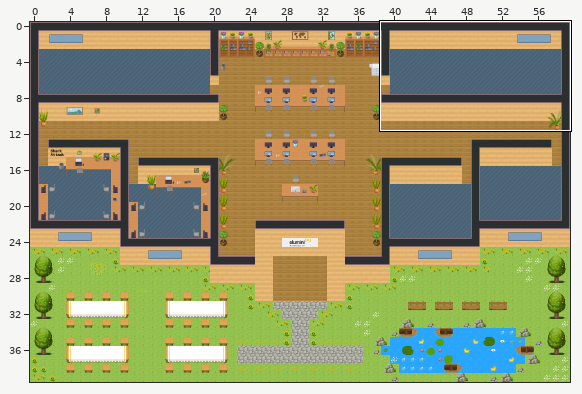
Two states of a Tiled map (JSON), maps/map.tmj. The first picture is a wide view before the edit; the outline marks the close-up.
Close-up. Earlier state:
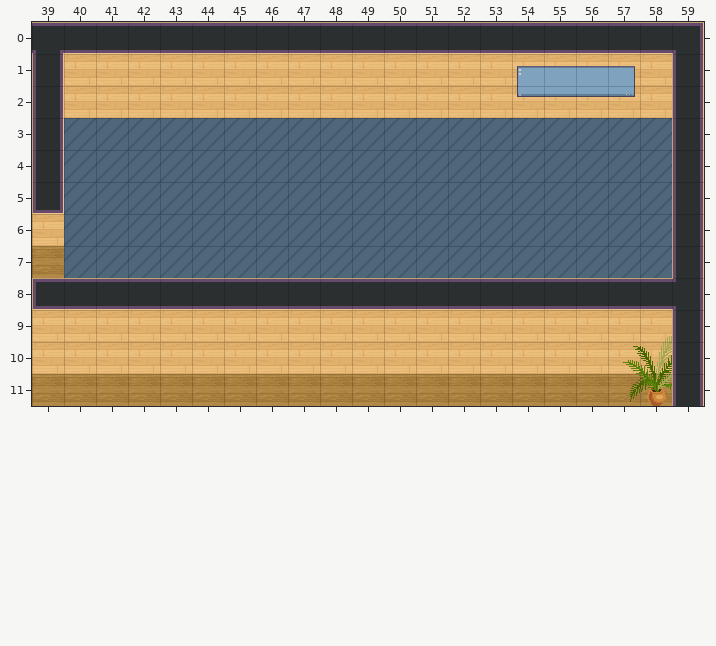
Cells are 32x32 px. Shown: x 39..59, y 0..11. The commit also changed other parts of the map, which this record leaves out.
After:
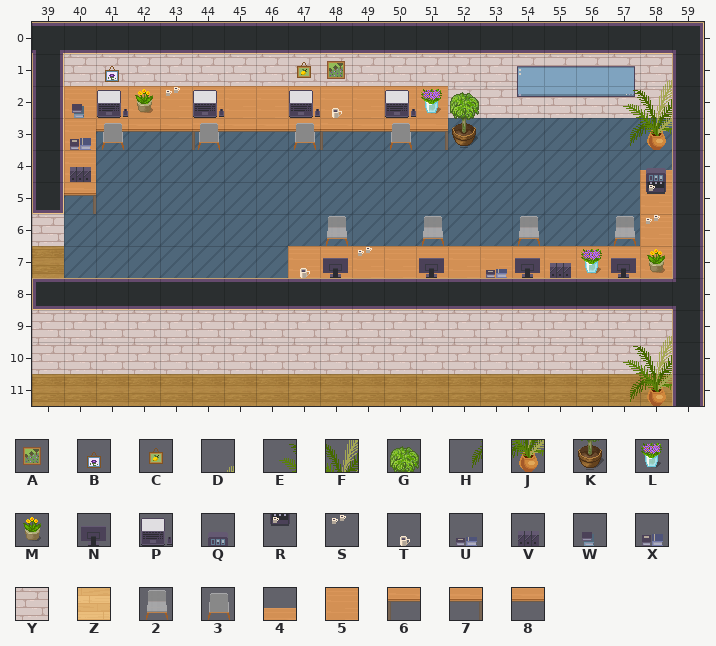
Key: from "WA_Decoration": A 5, B 27, C 28, D 61, E 72, F 73, G 78, H 84, J 85, K 90, L 92, M 93; from "WA_Miscellaneous": N 11, P 23, Q 46, R 56, S 58, T 59, U 64, V 66, W 73, X 74; from "WA_Room_Builder": Y 310, Z 350; from "WA_Seats": 2 117, 3 118; from "WA_Tables": 4 3, 5 10, 6 20, 7 21, 8 23.
_ is an empty cell, # one hidden under a higher layer.
Tiles replaced or removed in this view: Z.
Tiles of an added or newly shown layer are drawn over the layers below it.
Change:
Changed rows in their new state; . is an unchanged cell.
Layer "Paredes":
first column x 40:
 1 YYYYYYYYYYYYYYYYYYY
 2 ############YYYYYYY
first column x 39:
 6 Y...................
 9 YYYYYYYYYYYYYYYYYYYY
10 YYYYYYYYYYYYYYYYYYYY
Layer "Sala Direita Mesa" (added):
first column x 40:
 2 555555555555.......
 3 588868886887.......
 4 5.................4
 5 7.................5
 6 ..................5
 7 .......555555555555
Layer "Sala Direita Sobre a Mesa" (added):
first column x 40:
 1 .B.....CA.........D
 2 WPMSP..PT.PLG....EF
 3 X...........K....HJ
 4 V.................Q
 5 ..................R
 6 ..................S
 7 .......TNS.N.UNVLNM
Layer "Sala Direita Cadeiras" (added):
first column x 41:
 3 3..3..3..3.......
 6 .......2..2..2..2
Changed places in both close-ups, as pixel boxes (x1, y1, x2, y2):
changed: (32, 54, 672, 278)
changed: (32, 310, 672, 374)
